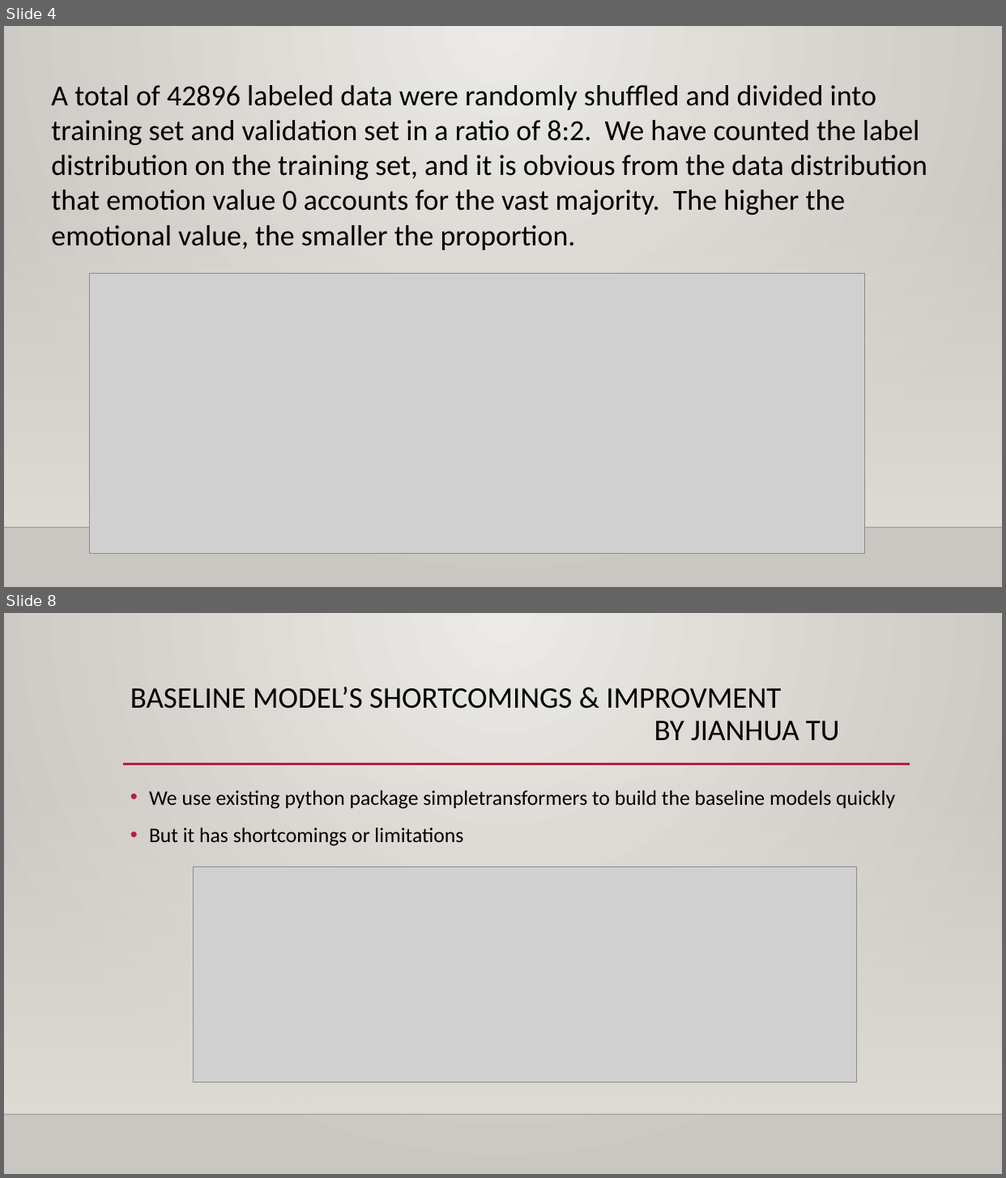
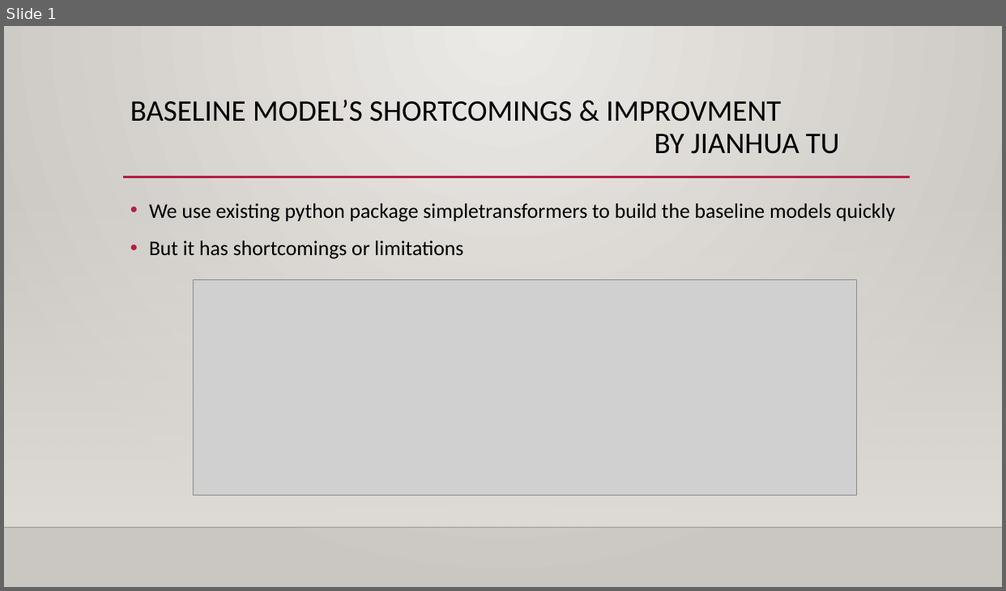
Before and after one commit to ErinYY/IIT-CS584-course-project-script_emotion, a slide deck: CS584_Team39_Presentation1_tjh.pptx. Shown one above the other, each under a label of ours: slides 4 and 8 before the commit, slide 1 after it; the slides between them are not shown. The pictures are 1006x1178 and 1006x591 pixels, drawn with LibreOffice and Linux fonts; fonts in the diff are those of the drawing; grey boxes stand for pictures; background and template pictures are left out. Boxes give left, top, right and bottom in pixels: in the first picture for what was removed or moved away, otherwise in the second. Text is boxed around its words. In the diff, an @@ line names an element or a change of style, - is before the commit and + after.

```diff
--- a/CS584_Team39_Presentation1_tjh.pptx
+++ b/CS584_Team39_Presentation1_tjh.pptx
@@ slide 4 removed at <box>4,26,1002,587</box>, background gradient #ECEAE7 to #CAC7C1; not listed: 2 template elements that a slide beside it also shows @@
@@ text removed at <box>51,85,927,250</box> @@
-A total of 42896 labeled data were randomly shuffled and divided into training set and validation set in a ratio of 8:2. We have counted the label distribution on the training set, and it is obvious from the data distribution that emotion value 0 accounts for the vast majority. The higher the emotional value, the smaller the proportion.
@@ picture removed at <box>89,273,865,553</box> @@
@@ what was slide 8 is now slide 1 @@
```
Also in this commit, not shown: 1 slide changed, 1 slide added, 6 other slides removed.
